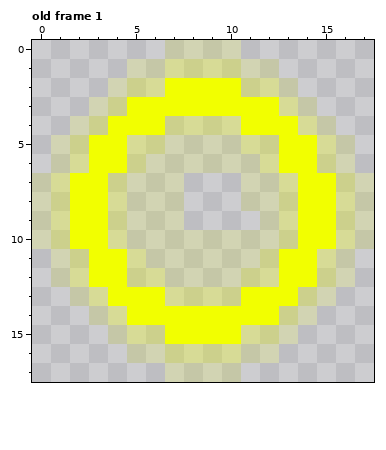
File history of a pixel-art file, art/sprites/powerring.aseprite. That is the earlier state.
18x18 pixels, 1 frame. Shown: old frame 1. The commit also changed other frames, which this record leaves out.
After the commit:
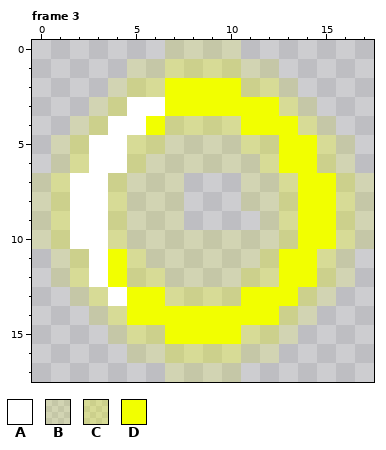
Palette (. is transparent): A #ffffff  B #f2ff0023  C #f2ff0047  D #f2ff00
A new or re-ordered frame is compared with the old frame closest to it.
Edits made:
frames 1 -> 4
Frame 3 is new; against old frame 1:
y 3: x 5..6 DD -> AA
y 4: x 4..5 DD -> AA
y 5..6: x 3..4 DD -> AA
y 7..10: x 2..3 DD -> AA
y 11..12: x 3 D -> A
y 13: x 4 D -> A
